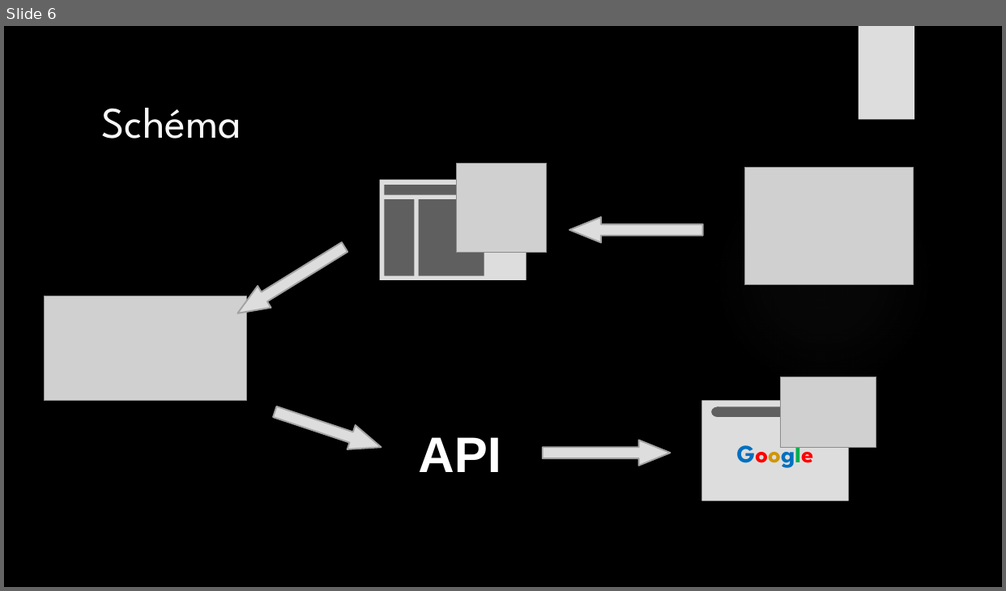
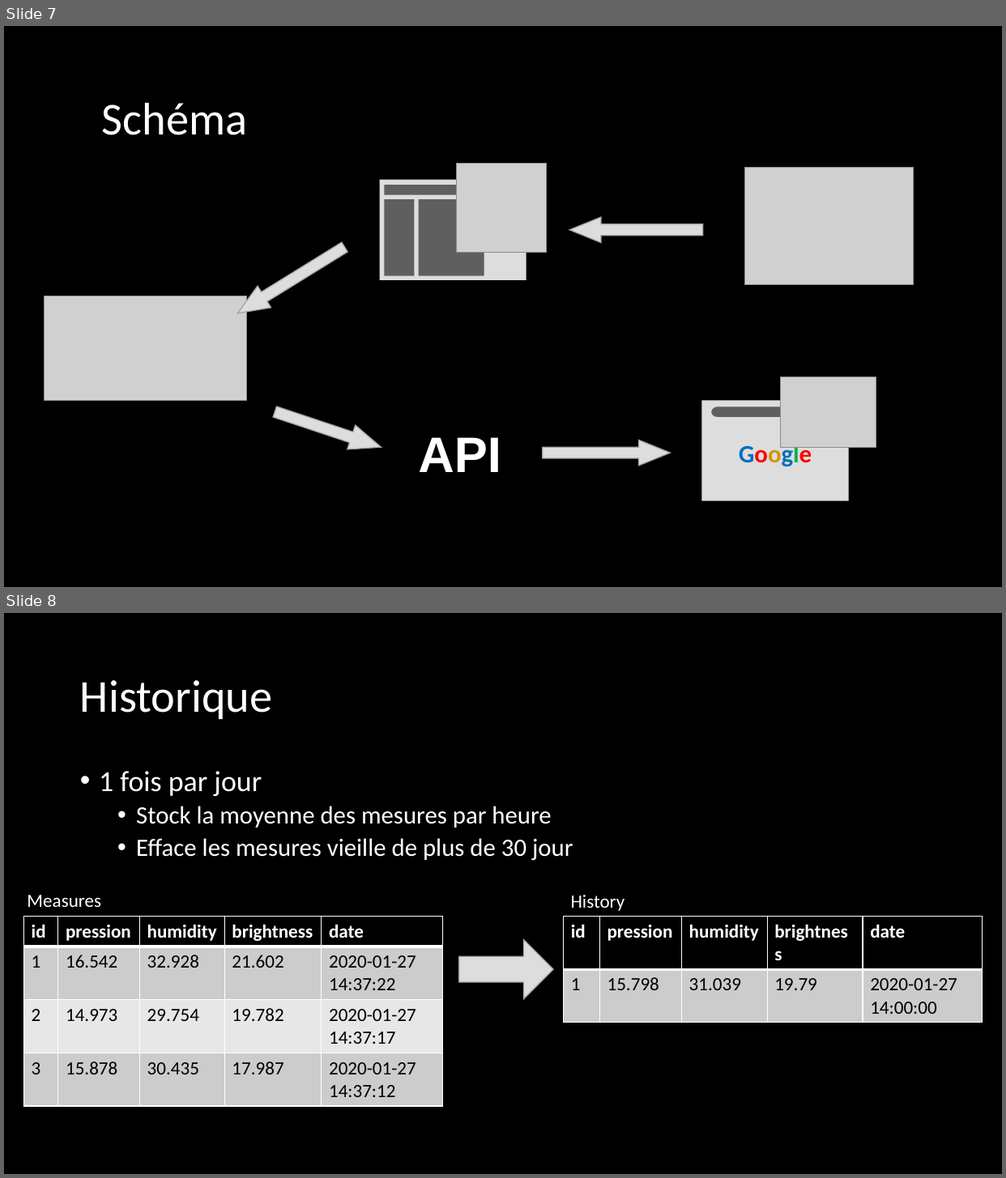
Before and after one commit to julesstahli/Yoctopuce, a slide deck: documentation/Yoctopuce.pptx. Shown one above the other, each under a label of ours: slide 6 before the commit, slides 7 and 8 after it. The pictures are 1006x591 and 1006x1178 pixels, drawn with LibreOffice and Linux fonts; fonts in the diff are those of the drawing; grey boxes stand for pictures; background and template pictures are left out. Boxes give left, top, right and bottom in pixels: in the first picture for what was removed or moved away, otherwise in the second. Text is boxed around its words. In the diff, an @@ line names an element or a change of style, - is before the commit and + after.

```diff
--- a/documentation/Yoctopuce.pptx
+++ b/documentation/Yoctopuce.pptx
@@ slide 8 added at bbox=[4, 613, 1002, 1174], background #000000 @@
@@ title added at bbox=[80, 680, 273, 719], 44 pt, text #FFFFFF @@
+Historique
@@ text added at bbox=[99, 771, 573, 861], 24 pt, text #FFFFFF @@
+• 1 fois par jour
+  • Stock la moyenne des mesures par heure
+  • Efface les mesures vieille de plus de 30 jour
@@ text added at bbox=[27, 895, 101, 907], 18 pt, text #FFFFFF @@
+Measures
@@ text added at bbox=[571, 895, 625, 911], 18 pt, text #FFFFFF @@
+History
@@ table added at bbox=[23, 916, 442, 1103], 4 rows, 5 columns @@
+id | pression | humidity | brightness | date
+1 | 16.542 | 32.928 | 21.602 | 2020-01-27 14:37:22
+2 | 14.973 | 29.754 | 19.782 | 2020-01-27 14:37:17
+3 | 15.878 | 30.435 | 17.987 | 2020-01-27 14:37:12
@@ table added at bbox=[563, 916, 982, 1017], 2 rows, 5 columns @@
+id | pression | humidity | brightness | date
+1 | 15.798 | 31.039 | 19.79 | 2020-01-27 14:00:00
@@ right arrow added at bbox=[459, 940, 553, 999], fill #DDDDDD, outline #A3A3A3 1 pt @@
@@ what was slide 6 is now slide 7 @@
@@ slide 7 changed as well @@
@@ rectangle removed at bbox=[859, 26, 914, 120] @@
@@ title "Schéma" at bbox=[102, 102, 248, 135]: size 42 to 44 pt, font League Spartan to Calibri, text colour #F8F8F8 to #FFFFFF; line spacing 1 to 0.9 @@
@@ text "Google" at bbox=[739, 442, 812, 467]: font League Spartan to Calibri @@
```
Also in this commit, not shown: 8 other slides changed, 3 other slides added, 2 slides removed.
